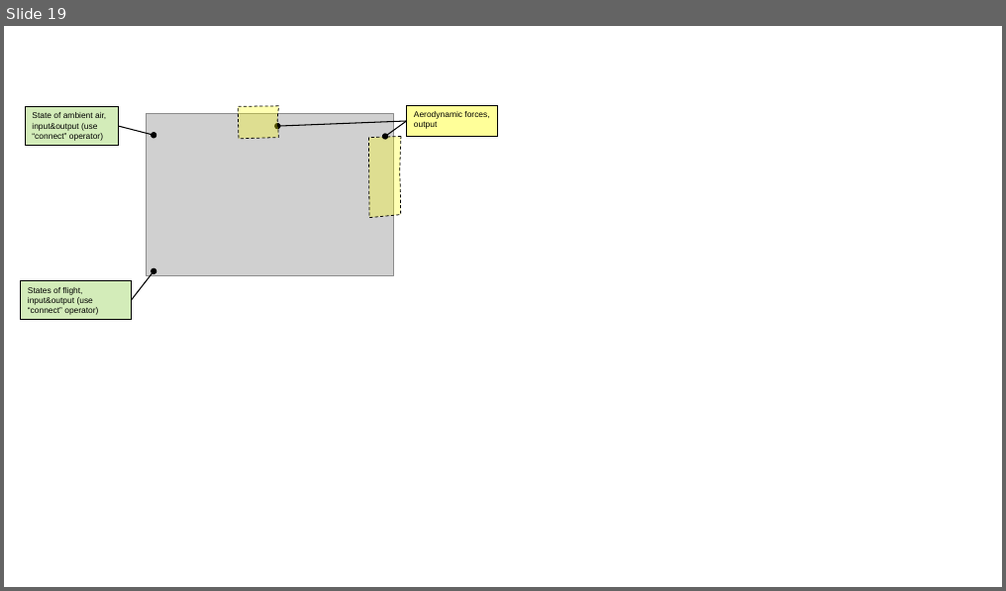
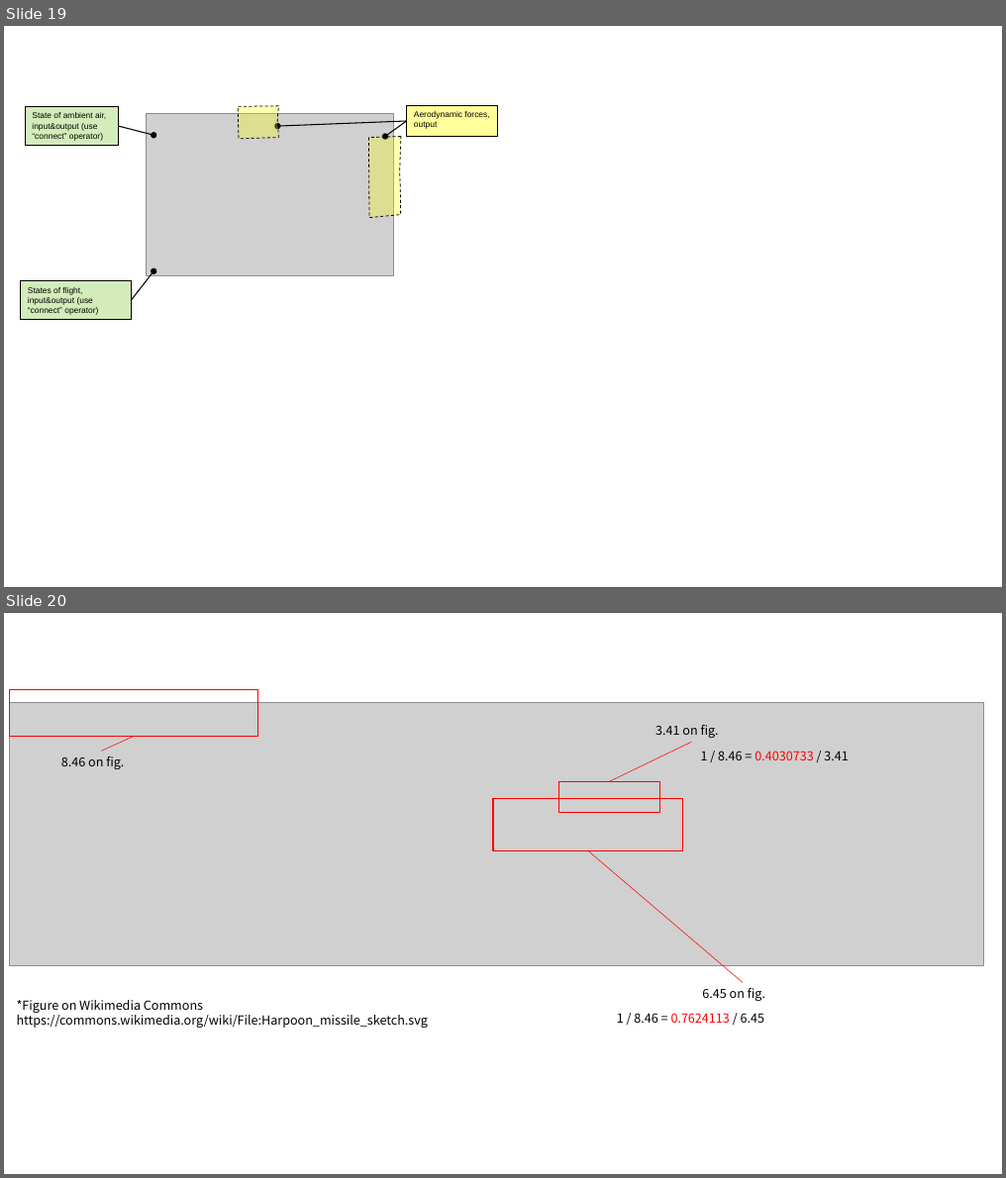
Before and after one commit to zeta-plusplus/AircraftDynamics, a slide deck: figs/makeFigs.pptx. Shown one above the other, each under a label of ours: slide 19 before the commit, slides 19 and 20 after it. The pictures are 1006x591 and 1006x1178 pixels, drawn with LibreOffice and Linux fonts; fonts in the diff are those of the drawing; grey boxes stand for pictures. Boxes give left, top, right and bottom in pixels: in the first picture for what was removed or moved away, otherwise in the second. Text is boxed around its words. In the diff, an @@ line names an element or a change of style, - is before the commit and + after.

```diff
--- a/figs/makeFigs.pptx
+++ b/figs/makeFigs.pptx
@@ slide 20 added at (4,613,1002,1174), background #FFFFFF @@
@@ rectangle added at (9,689,258,737), outline #FF0000 1 pt @@
@@ picture added at (9,703,985,966) @@
@@ text added at (655,725,719,738), 12 pt, text #000000 @@
+3.41 on fig.
@@ text added at (61,757,124,769), 12 pt, text #000000 @@
+8.46 on fig.
@@ line added from (101, 751) to (134, 737), #FF0000 0.5 pt @@
@@ line added from (610, 781) to (691, 742), #FF0000 0.5 pt @@
@@ text added at (701,751,847,761), 12 pt, text #000000 @@
+1 / 8.46 = 0.4030733 / 3.41
@@ rectangle added at (559,781,659,813), outline #FF0000 1 pt @@
@@ rectangle added at (494,799,684,851), outline #FF0000 1 pt @@
@@ line added from (588, 851) to (743, 983), #FF0000 0.5 pt @@
@@ text added at (702,988,765,1001), 12 pt, text #000000 @@
+6.45 on fig.
@@ text added at (17,1000,428,1028), 12 pt, text #000000 @@
+*Figure on Wikimedia Commons
+https://commons.wikimedia.org/wiki/File:Harpoon_missile_sketch.svg
@@ text added at (617,1013,764,1023), 12 pt, text #000000 @@
+1 / 8.46 = 0.7624113 / 6.45
```
Also in this commit, not shown: 27 other slides added, 4 other files.
